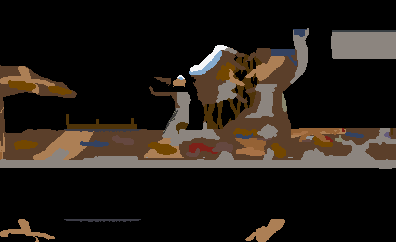
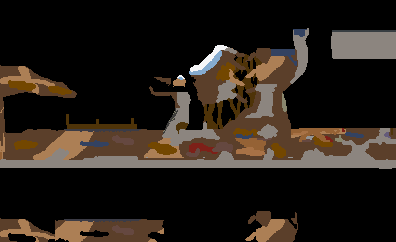
The second 396px x 242px image is a revision of the first. Changes to its layers:
painted on "MapFg" over (0, 211, 298, 242)
added layer "ore_city" above "ore" over (112, 225, 134, 235)
added layer "earth2_city" above "earth2" over (55, 219, 164, 242)
added layer "earth1_lab" above "earth1_city" over (0, 218, 55, 242)
added layer "earth1_city" above "earth1_castle" over (55, 219, 164, 242)
added layer "earth1_castle" above "earth1" over (248, 211, 298, 242)
